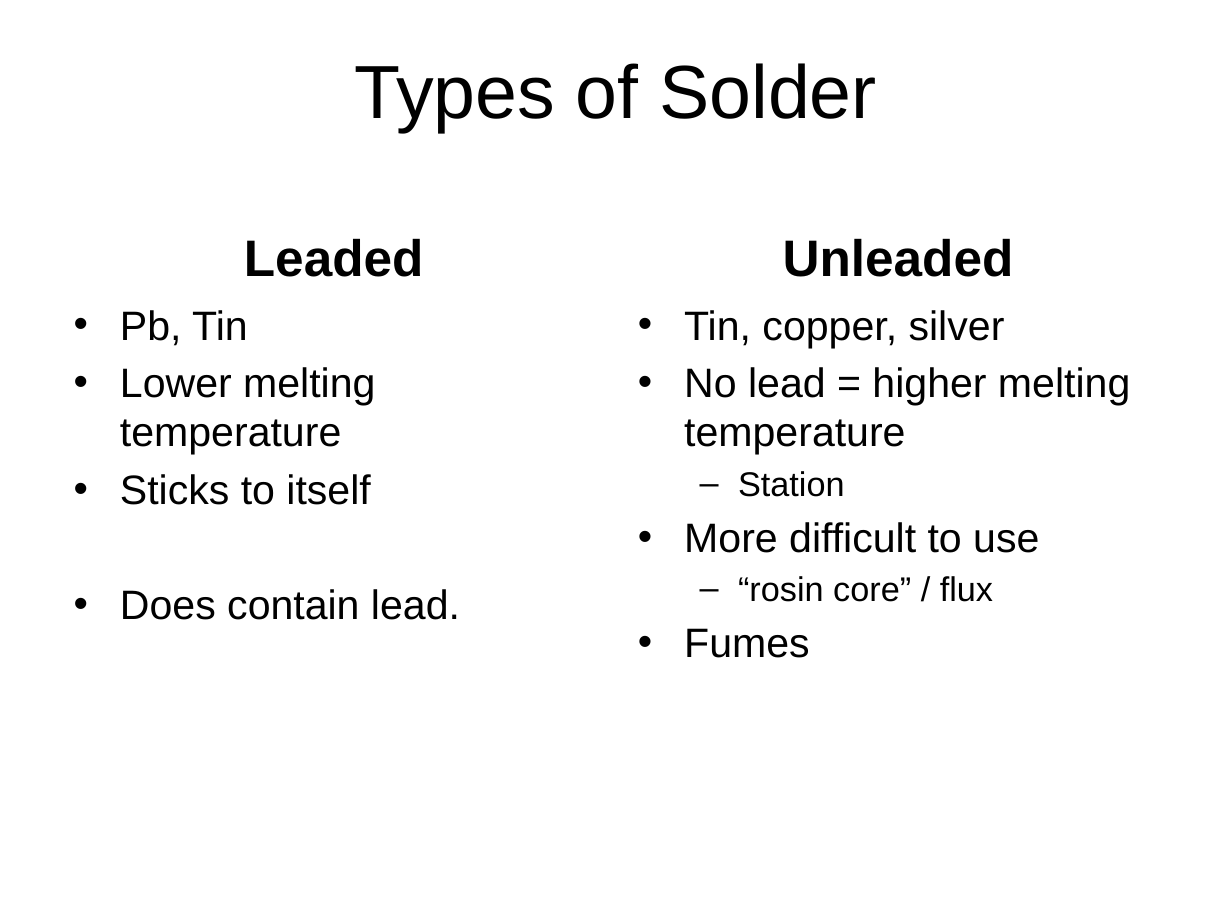
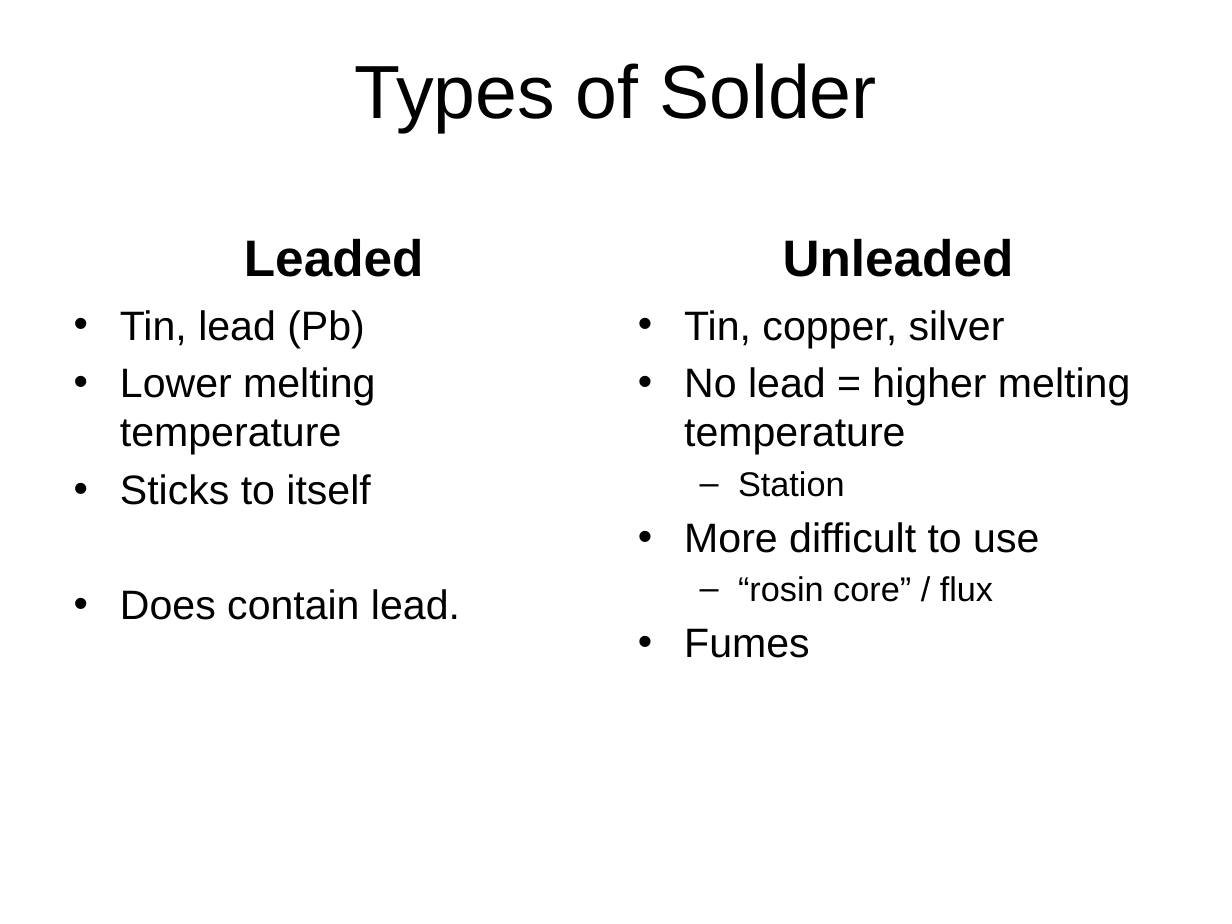
Before and after one commit to veillette/sciencePack, a slide deck: slide 4 of Session04Soldering/solderingInstructions.pptx. Drawn at 1232x924 pixels with LibreOffice and Linux fonts; fonts in the diff are those of the drawing. Boxes give left, top, right and bottom in pixels: in the first picture for what was removed or moved away, otherwise in the second. Text is boxed around its words. In the diff, an @@ line names an element or a change of style, - is before the commit and + after.

```diff
--- a/Session04Soldering/solderingInstructions.pptx
+++ b/Session04Soldering/solderingInstructions.pptx
@@ text at (120,310,365,348): text changed @@
-• Pb, Tin
+• Tin, lead (Pb)
```
Also in this commit, not shown: 4 other slides changed, 21 other files.
